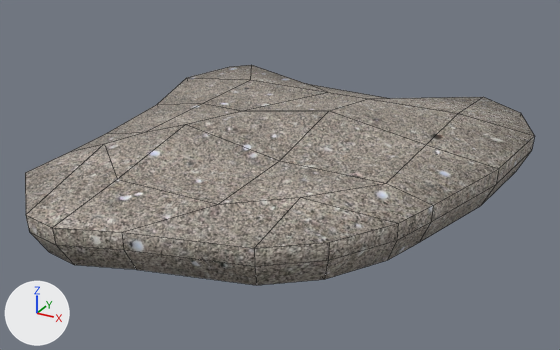
The FBX model Parallax Demo/Parallax_DemoContent/chunk1.fbx, before and after one commit.
The view is the same before and after, from a 50 mm lens placed at (1.42, -2.42, 1.1), pointed at (0.08, 0.02, -0.12). Arrows for +X, +Y and +Z are at lower left; the lights stay in place. Mesh edges are drawn as thin lines.

The older version as bpy lines, for what is in view:
```python
mat_material_001 = principled_material('Material.001')
mat_material_001.texture = img_sand_jpg
mat_material_001.roughness = 0.69
me_grid = bpy.data.meshes.new('Grid')
me_grid.from_pydata(...)  # 112 vertices, 110 faces; spans x -0.76..0.91, y -0.91..1.0, z -0.22..0.11
me_grid.materials.append(mat_material_001)  # picture img_sand_jpg
ob_grid = bpy.data.objects.new('Grid', me_grid)
ob_grid.location = (0.0, 0.0, 0.0)
```
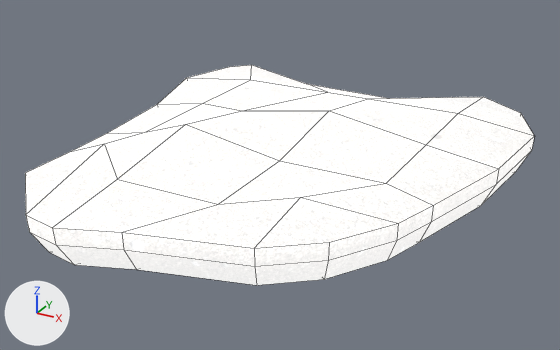
The newer file is also rescaled (x0.002) as a whole; pictures and numbers use the older file's frame.

Patch to the scene script:
```diff
--- a/Parallax Demo/Parallax_DemoContent/chunk1.fbx.py
+++ b/Parallax Demo/Parallax_DemoContent/chunk1.fbx.py
@@ mat_material_001 @@
 mat_material_001.roughness = 0.69
+mat_material_001.emission_strength = 1.0
```

Changed parts and their boxes (x1, y1, x2, y2) in the pictures (560 x 350 px):
'Grid', surface changed (grey to white)
    both: (25, 65, 534, 285)
